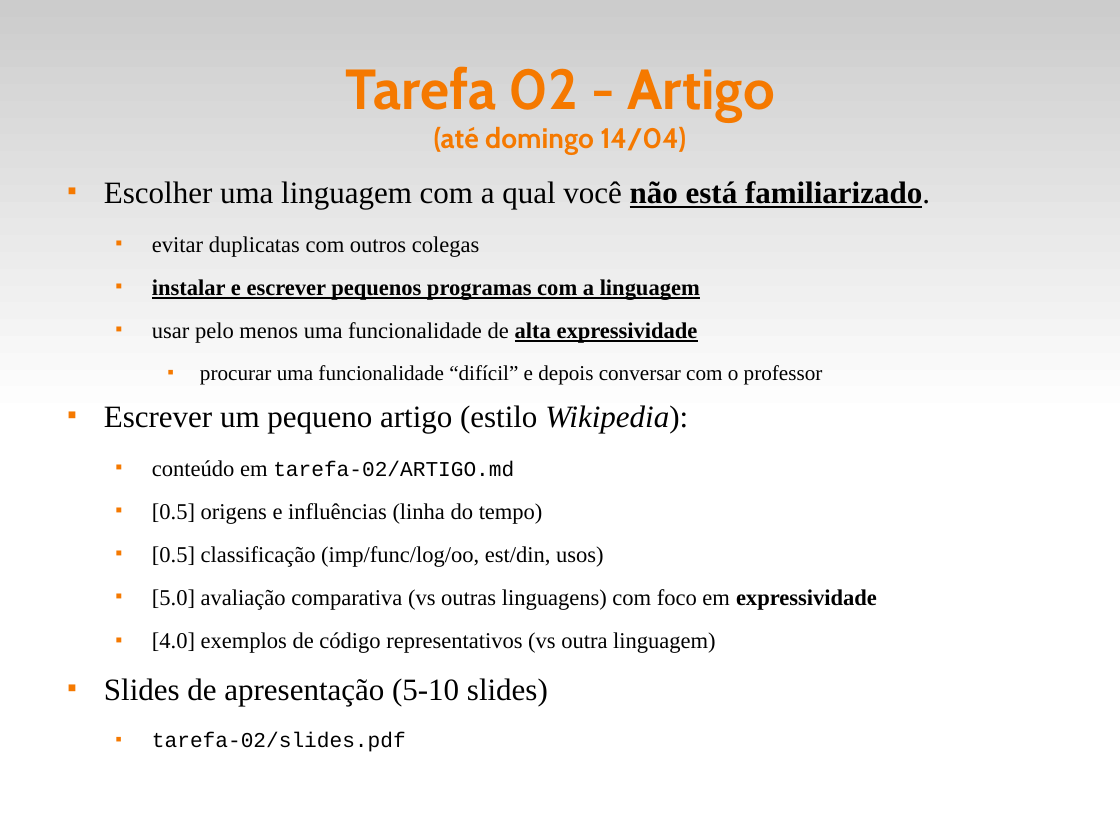
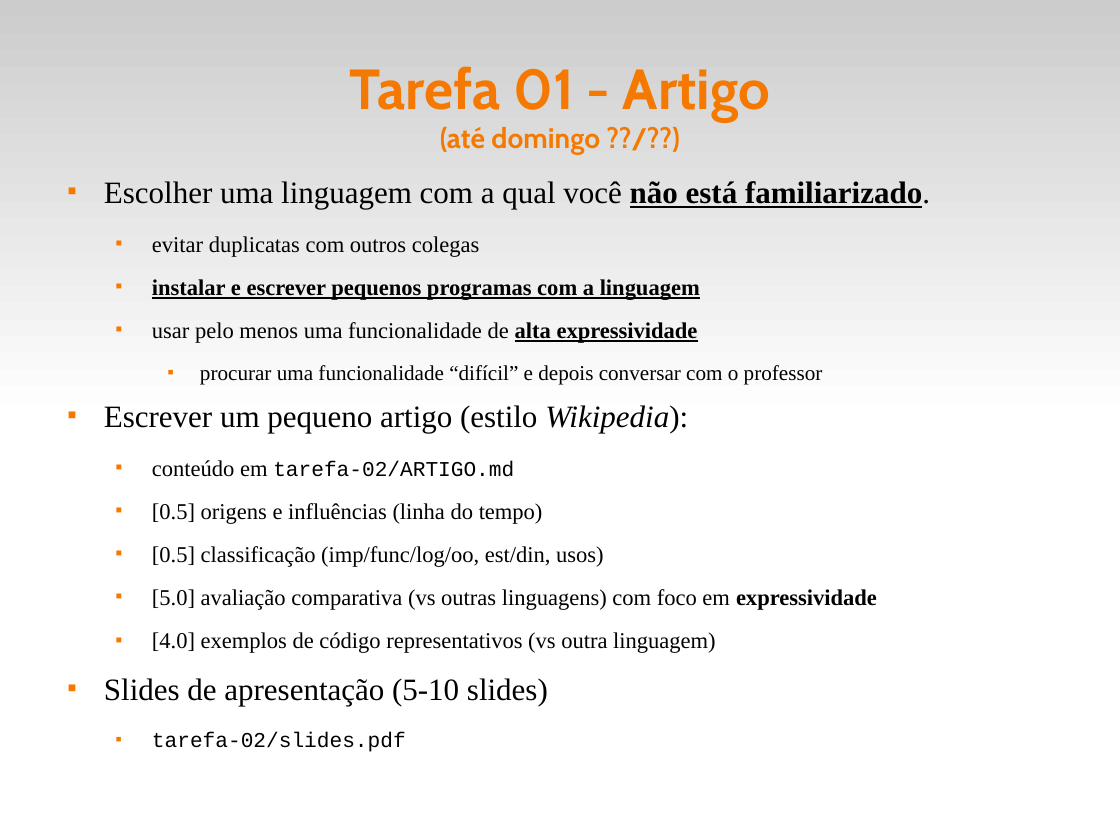
Before and after one commit to fsantanna-uerj/EDL, a slide deck: slide 10 of slides/edl-00.odp. Drawn at 1120x840 pixels with LibreOffice and Linux fonts; fonts in the diff are those of the drawing. Boxes give left, top, right and bottom in pixels: in the first picture for what was removed or moved away, otherwise in the second. Text is boxed around its words. In the diff, an @@ line names an element or a change of style, - is before the commit and + after.

```diff
--- a/slides/edl-00.odp
+++ b/slides/edl-00.odp
@@ title at bbox=[350, 66, 770, 155]: text changed @@
-Tarefa 02 - Artigo
-(até domingo 14/04)
+Tarefa 01 - Artigo
+(até domingo ??/??)
```
Also in this commit, not shown: 3 other slides changed, 1 other file.
